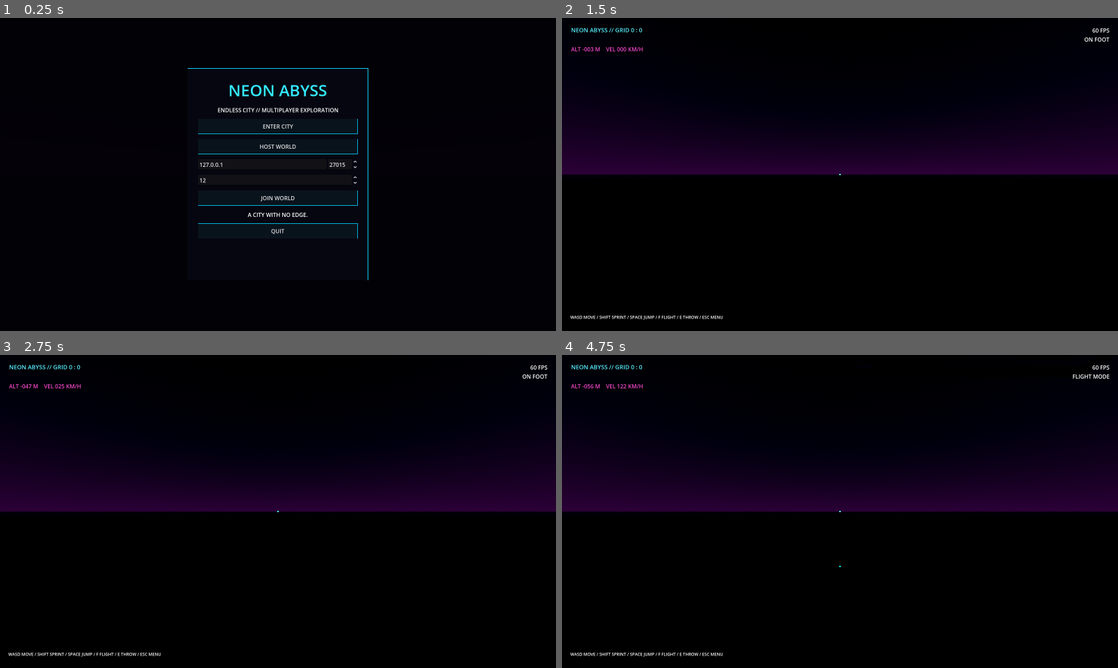
Above: before the commit, frames 1-4 (two rows, left to right).
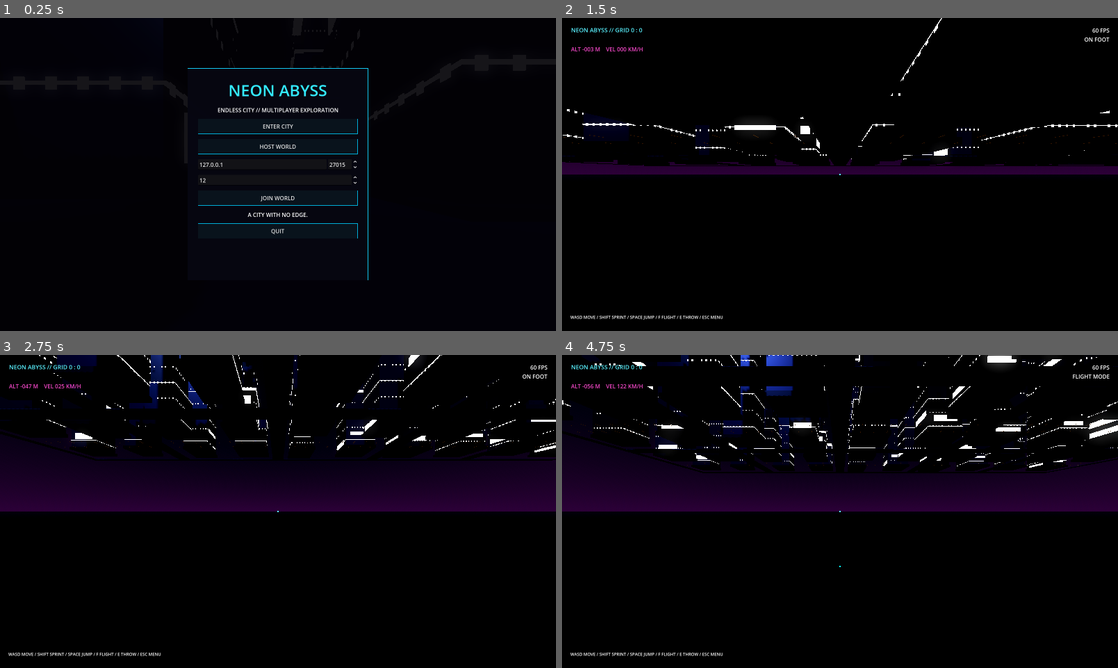
Above: after the commit, the same moments.

Repository: Liladizilla/neon-abyss
Game: Godot game, scene res://scenes/main.tscn
Two runs of this game, one before a commit and one after it. Both use one fixed random seed, a clock stepped at 60 frames per second and the inputs below.
Inputs (mouse positions are in pixels of both pictures, inside the frame that each line leads up to):
- Up to frame 1 (0.25 s): no input
- Up to frame 2 (1.5 s): click "ENTER CITY" at 0.5 s; move the mouse to (867, 174) at 1.27 s; hold W (move_forward) from 1.28 s (still down); hold Shift (sprint) from 1.28 s (still down)
- Up to frame 3 (2.75 s): keep holding W (move_forward); tap Space (jump) at 1.52, 2.27 s; move the mouse to (250, 511) at 2.02 s; release Shift (sprint) at 2.03 s; tap E (throw_prop) at 2.1 s
- Up to frame 4 (4.75 s): keep holding W (move_forward); move the mouse to (851, 505) at 2.77 s; hold F (toggle_flight) 2.78-3.53 s; move the mouse to (834, 517) at 3.52 s; tap Ctrl at 3.6 s; tap Space (jump) at 3.77, 4.52 s; move the mouse to (878, 514) at 4.27 s; hold Shift (sprint) from 4.28 s (still down)

The runs differ from the first frame. In frame 2, 11% of the frame differs, in the area x 0-100%, y 0-48%; in frame 3, 2.0%; in frame 4, 3.4%.
Error in both runs: Invalid assignment of property or key 'normal' with value of type 'Vector3' on a base object of type 'WorldBoundaryShape3D'. (res://scripts/city_streamer.gd:13)

Commit message:
fix: improve city streaming, skyline detail, rain, traffic and peer spawning

Diff:
--- a/scripts/city_chunk.gd
+++ b/scripts/city_chunk.gd
@@ -10,6 +10,7 @@
     size=s
     seed_value=seed_in
     collision_enabled=collide
+    position=Vector3(c.x*s,0,c.y*s)
 func _ready():
     rng.seed=hash(Vector3i(coord.x,seed_value,coord.y))
     _roads()
@@ -26,6 +27,7 @@
     add_child(road)
     var side_mat=StandardMaterial3D.new()
     side_mat.albedo_color=Color(0.1,0.11,0.17)
+    side_mat.roughness=0.8
     for e in range(4):
         var side=MeshInstance3D.new()
         var box=BoxMesh.new()
@@ -34,6 +36,25 @@
         side.material_override=side_mat
         side.position=Vector3(size/2,0.06,2.75 if e==0 else size-2.75) if e<2 else Vector3(2.75 if e==2 else size-2.75,0.06,size/2)
         add_child(side)
+    var mm=MultiMesh.new()
+    mm.transform_format=MultiMesh.TRANSFORM_3D
+    var dash=BoxMesh.new()
+    dash.size=Vector3(0.22,0.025,3.2)
+    mm.mesh=dash
+    var tx:Array[Transform3D]=[]
+    for z in [size*0.5-5.0,size*0.5+5.0]:
+        for x in range(5,int(size-5),9): tx.append(Transform3D(Basis.IDENTITY,Vector3(float(x),0.015,z)))
+    mm.instance_count=tx.size()
+    for i in tx.size(): mm.set_instance_transform(i,tx[i])
+    var marks=MultiMeshInstance3D.new()
+    marks.multimesh=mm
+    var lm=StandardMaterial3D.new()
+    lm.albedo_color=Color(0.8,0.65,0.28)
+    lm.emission_enabled=true
+    lm.emission=Color(0.22,0.12,0.025)
+    lm.emission_energy_multiplier=0.8
+    marks.material_override=lm
+    add_child(marks)
 func _build():
     var body_tx:Array[Transform3D]=[]
     var body_colors:Array[Color]=[]
@@ -51,11 +72,21 @@
             var d=rng.randf_range(18,27)
             var floors=rng.randi_range(7,34)
             var h=float(floors)*rng.randf_range(3.0,4.1)
+            var style=rng.randi_range(0,4)
             var neon:Color=NEON[rng.randi_range(0,NEON.size()-1)]
-            body_tx.append(Transform3D(Basis.from_scale(Vector3(w,h,d)),Vector3(x,h/2,z)))
-            body_colors.append(Color(0.68,0.72,0.86).lerp(Color(0.12,0.14,0.23),rng.randf()))
+            var base_h=h*(0.58 if style==2 or style==4 else 0.72)
+            body_tx.append(Transform3D(Basis.from_scale(Vector3(w,base_h,d)),Vector3(x,base_h/2,z)))
+            body_colors.append(Color(0.68,0.72,0.86).lerp(Color(0.12,0.14,0.23),rng.randf_range(0.25,0.82)))
+            # Setback crowns and podiums turn each mass into a distinct skyline silhouette.
+            body_tx.append(Transform3D(Basis.from_scale(Vector3(w*1.08,2.4,d*1.08)),Vector3(x,1.2,z)))
+            body_colors.append(Color(0.12,0.16,0.25))
+            var upper_h=h-base_h
+            var upper_w=w*(0.58 if style==1 or style==4 else 0.78)
+            var upper_d=d*(0.62 if style==0 or style==3 else 0.78)
+            body_tx.append(Transform3D(Basis.from_scale(Vector3(upper_w,upper_h,upper_d)),Vector3(x,base_h+upper_h/2,z)))
+            body_colors.append(Color(0.58,0.66,0.82).lerp(Color(0.09,0.11,0.19),rng.randf()))
             colliders.append({"p":Vector3(x,h/2,z),"s":Vector3(w,h,d)})
-            roof_tx.append(Transform3D(Basis.from_scale(Vector3(w*0.62,2,d*0.62)),Vector3(x,h+1,z)))
+            roof_tx.append(Transform3D(Basis.from_scale(Vector3(upper_w*0.78,2,upper_d*0.78)),Vector3(x,h+1,z)))
             roof_tx.append(Transform3D(Basis.from_scale(Vector3(1.1,rng.randf_range(5,15),1.1)),Vector3(x+w*0.22,h+7,z-d*0.2)))
             for level in range(2,floors,3):
                 var y=float(level)*h/float(floors)
@@ -73,6 +104,12 @@
                 if level%6==2:
                     trim_tx.append(Transform3D(Basis.from_scale(Vector3(w*1.025,0.18,d*1.025)),Vector3(x,y,z)))
                     trim_colors.append(neon)
+            # Roof plant, vents, aerials, facade billboards and corner light bars.
+            for n in range(rng.randi_range(3,7)):
+                var rx=x+rng.randf_range(-w*0.36,w*0.36)
+                var rz=z+rng.randf_range(-d*0.36,d*0.36)
+                var rh=rng.randf_range(1.0,5.0)
+                roof_tx.append(Transform3D(Basis.from_scale(Vector3(rng.randf_range(1.0,3.0),rh,rng.randf_range(1.0,3.0))),Vector3(rx,h+rh/2,rz)))
             for sign_i in range(rng.randi_range(1,3)):
                 var side=rng.randi_range(0,3)
                 var pos=Vector3(x,rng.randf_range(4,minf(h-1,18)),z)
@@ -87,6 +124,7 @@
     _instances("RooftopMachinery",roof_tx,[],Color(0.09,0.14,0.21),false)
     if collision_enabled:
         var physics=StaticBody3D.new()
+        physics.name="BuildingCollision"
         for data in colliders:
             var cs=CollisionShape3D.new()
             var shape=BoxShape3D.new()
@@ -99,8 +137,7 @@
     var mm=MultiMesh.new()
     mm.transform_format=MultiMesh.TRANSFORM_3D
     mm.use_colors=true
-    var box=BoxMesh.new()
-    mm.mesh=box
+    mm.mesh=BoxMesh.new()
     mm.instance_count=tx.size()
     for i in tx.size():
         mm.set_instance_transform(i,tx[i])
